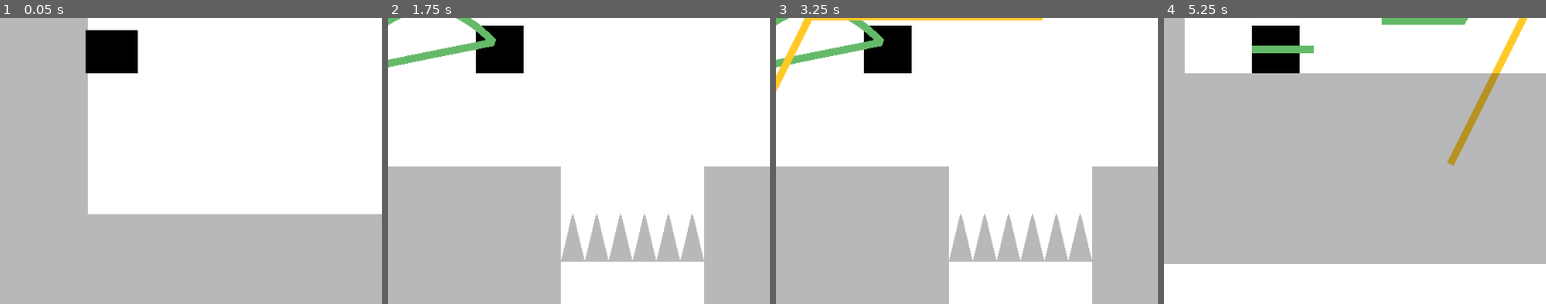
Above: before the commit, frames 1-4 (left to right).
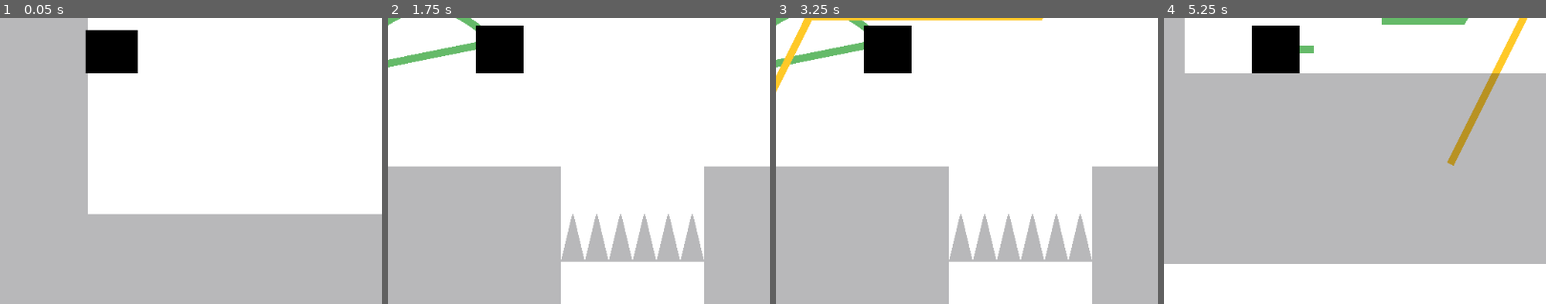
Above: after the commit, the same moments.

Repository: igaryhe/LD45
Game: Godot game, scene res://World.tscn
The game is run twice, just before and just after one commit, with the same random seed, the same clock (stepped at 60 frames per second) and the same inputs. Sound files missing from this copy of the repository are replaced by a short silence.
Inputs (mouse positions are % of the whole screen's width and height, from its top left):
- Up to frame 1 (0.05 s): no input
- Up to frame 2 (1.75 s): move the mouse to (72, 45) at 0.52 s; press the mouse at (72, 45) at 0.53 s; hold Right (ui_right) from 0.53 s (still down); tap Space (jump) at 0.77, 1.52 s; move the mouse to (30, 55) at 1.27 s; release the mouse at (30, 55) at 1.28 s; tap C (switch_color) at 1.35 s
- Up to frame 3 (3.25 s): move the mouse to (60, 28) at 2.02 s; release Right (ui_right) at 2.03 s; press the mouse at (60, 28) at 2.03 s; hold Left (ui_left) 2.03-2.78 s; move the mouse to (45, 70) at 2.77 s; release the mouse at (45, 70) at 2.78 s; hold Right (ui_right) from 2.78 s (still down); tap C (switch_color) at 2.85 s; tap Space (jump) at 3.02 s
- Up to frame 4 (5.25 s): move the mouse to (80, 65) at 3.52 s; press the mouse at (80, 65) at 3.53 s; tap Space (jump) at 3.77, 4.52 s; move the mouse to (20, 35) at 4.27 s; release Right (ui_right) at 4.28 s; release the mouse at (20, 35) at 4.28 s; hold Left (ui_left) 4.28-5.03 s; tap C (switch_color) at 4.35 s; move the mouse to (55, 50) at 5.02 s; press the mouse at (55, 50) at 5.03 s; hold Right (ui_right) from 5.03 s (still down)
The pictures show only the part of the screen within x 35-85%, y 44-94%; the shares and areas given below are measured in that part.

The runs differ from the first frame. In frame 2, 0.3% of the frame differs, in the area x 23-29%, y 2-11%; in frame 3, 0.3%; in frame 4, 0.3%, in the area x 23-36%, y 9-13%.

Commit message:
Remove player singleton

Diff:
--- a/Deadzone.gd
+++ b/Deadzone.gd
@@ -3,5 +3,5 @@
 func _on_Deadzone_body_entered(body):
 	if body.get_name() == "Player":
 		#Player.respawn()
-		var state_machine = get_node("/root/Player/StateMachine")
+		var state_machine = get_node("/root/World/Player/StateMachine")
 		state_machine.set_state(state_machine.states.death)
--- a/GUI.gd
+++ b/GUI.gd
@@ -1,5 +1,5 @@
 extends MarginContainer
-
+onready var Player = get_node("/root/World/Player")
 func _ready():
 	Player.connect('death', self, 'death');
 
--- a/World.gd
+++ b/World.gd
@@ -7,6 +7,7 @@
 
 onready var audio_stream = $AudioStreamPlayer
 onready var timer = $Timer
+onready var Player = $Player
 
 var interval
 var hazards = []
--- a/World.tscn
+++ b/World.tscn
@@ -8,6 +8,7 @@
 [ext_resource path="res://GUI.tscn" type="PackedScene" id=6]
 [ext_resource path="res://audio/Heart Beat.wav" type="AudioStream" id=7]
 [ext_resource path="res://Flag.tscn" type="PackedScene" id=8]
+[ext_resource path="res://Player.tscn" type="PackedScene" id=9]
 
 [node name="World" type="Node2D"]
 script = ExtResource( 1 )
@@ -47,6 +48,9 @@
 
 [node name="Area2D" parent="." instance=ExtResource( 8 )]
 position = Vector2( 2752, 320 )
+
+[node name="Player" parent="." instance=ExtResource( 9 )]
+position = Vector2( 192, 608 )
 [connection signal="color_changed" from="Trail" to="GUILayer/GUI" method="change_color_indicator"]
 [connection signal="timeout" from="Timer" to="." method="_on_Timer_timeout"]
 [connection signal="finished" from="AudioStreamPlayer" to="." method="_on_AudioStreamPlayer_finished"]
--- a/project.godot
+++ b/project.godot
@@ -23,10 +23,6 @@
 config/name="DrawSomething"
 run/main_scene="res://World.tscn"
 config/icon="res://res/icon.png"
-
-[autoload]
-
-Player="*res://Player.tscn"
 
 [display]
 
Not shown: 1 places in World.tscn that only renumber resources
